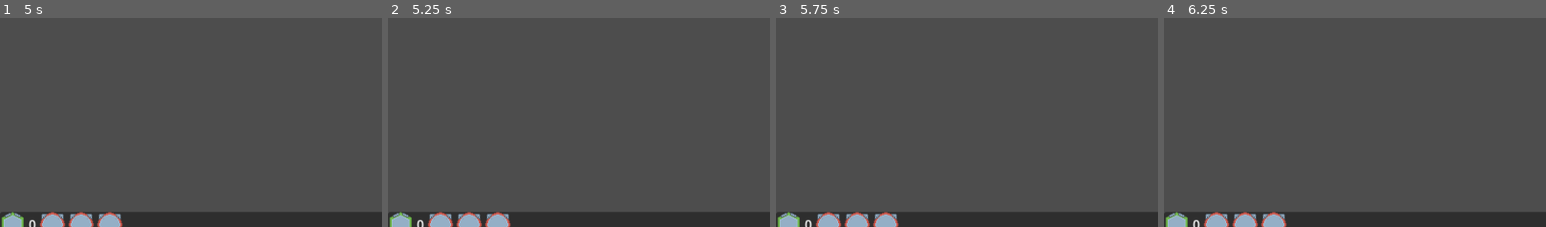
Above: before the commit, frames 1-4 (left to right).
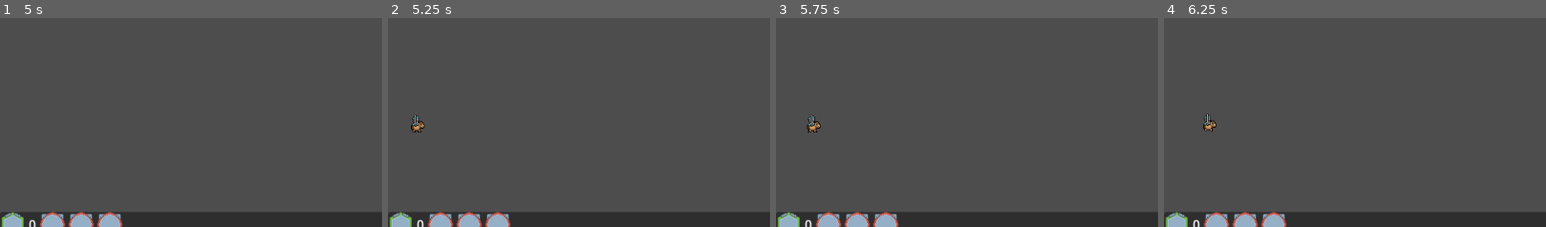
Above: after the commit, the same moments.

Repository: 00Her0/risen
Game: Godot game, scene res://main.tscn
The game is run twice, just before and just after one commit, with the same random seed, the same clock (stepped at 60 frames per second) and the same inputs.
Inputs (mouse positions are % of the whole screen's width and height, from its top left):
- Up to frame 1 (5 s): click (2, 97) at 0.5 s; click (7, 97) at 1.25 s; click (11, 97) at 2 s; click (14, 97) at 2.75 s; click (2, 97) at 3.5 s; click (7, 97) at 4.25 s
- Up to frame 2 (5.25 s): click (11, 97) at 5 s
- Up to frame 3 (5.75 s): no input
- Up to frame 4 (6.25 s): click (14, 97) at 5.75 s
The pictures show only the part of the screen within x 0-50%, y 47-97%; the shares and areas given below are measured in that part.

Frame 1 is identical in both runs. In frame 2, 0.2% of the frame differs, in the area x 6-10%, y 46-55%; in frame 3, 0.2%; in frame 4, 0.2%.

Commit message:
reorganized file system to be more managable

Diff:
--- a/Scenes/RDragon.gd
+++ /dev/null
@@ -1,29 +0,0 @@
-extends Area2D
-
-@export var rotation_speed = PI
-@export var cooldown = 0.5
-
-var fireball_scene = preload("res://Scenes/fireball.tscn")
-@onready var muzzle = $Dragon/Muzzle
-var target = null
-var can_shoot = true
-
-func shoot():
-	if can_shoot:
-		var f = fireball_scene.instantiate()
-		get_parent().add_child(f)
-		f.start(muzzle.global_transform)
-		can_shoot = false
-		await get_tree().create_timer(cooldown).timeout
-		can_shoot = true
-
-func _process(_delta):
-	if target:
-		$Dragon.look_at(target.global_position)
-		shoot()
-
-
-func _on_targetting_system_area_entered(area):
-	print(area)
-	if "Enemy" in area.name:
-		target = area
--- a/Scenes/dragon.tscn
+++ b/Scenes/dragon.tscn
@@ -1,6 +1,6 @@
 [gd_scene load_steps=9 format=3 uid="uid://dh45gqpapy2me"]
 
-[ext_resource type="Script" path="res://Scenes/LDragon.gd" id="1_eeudr"]
+[ext_resource type="Script" path="res://Scripts/LDragon.gd" id="1_pv04f"]
 [ext_resource type="Texture2D" uid="uid://biuysmb3ied04" path="res://assets/Filler graphics/WhiteDragon.png" id="2_niawh"]
 
 [sub_resource type="AtlasTexture" id="AtlasTexture_f6cme"]
@@ -43,7 +43,7 @@
 radius = 500.0
 
 [node name="LDragon" type="Area2D"]
-script = ExtResource("1_eeudr")
+script = ExtResource("1_pv04f")
 
 [node name="CollisionShape2D" type="CollisionShape2D" parent="."]
 
--- a/Scenes/enemy.tscn
+++ b/Scenes/enemy.tscn
@@ -1,7 +1,7 @@
 [gd_scene load_steps=17 format=3 uid="uid://5sewixaw5qvv"]
 
 [ext_resource type="Texture2D" uid="uid://bhwvv4kfrjw2e" path="res://assets/Filler graphics/CyanKnight.png" id="1_2khcx"]
-[ext_resource type="Script" path="res://Enemy.gd" id="1_sdjx7"]
+[ext_resource type="Script" path="res://Scripts/Enemy.gd" id="1_ha54x"]
 [ext_resource type="Texture2D" uid="uid://cyvqnph0snnkd" path="res://assets/Filler graphics/Tombstones.png" id="3_t4hes"]
 
 [sub_resource type="CapsuleShape2D" id="CapsuleShape2D_hgrnx"]
@@ -96,14 +96,14 @@
 radius = 500.0
 
 [node name="Enemy" type="Area2D" groups=["enemy"]]
-script = ExtResource("1_sdjx7")
+script = ExtResource("1_ha54x")
 
 [node name="CollisionShape2D" type="CollisionShape2D" parent="."]
 shape = SubResource("CapsuleShape2D_hgrnx")
 
 [node name="AnimatedSprite2D" type="AnimatedSprite2D" parent="."]
 sprite_frames = SubResource("SpriteFrames_8s8ql")
-animation = &"Dead"
+animation = &"Walk"
 autoplay = "Walk"
 
 [node name="Area2D" type="Area2D" parent="."]
--- a/Scenes/fireball.tscn
+++ b/Scenes/fireball.tscn
@@ -1,12 +1,13 @@
 [gd_scene load_steps=4 format=3 uid="uid://cv5iib51qgmd7"]
 
-[ext_resource type="Script" path="res://Fireball.gd" id="1_7qaga"]
+[ext_resource type="Script" path="res://Scripts/Fireball.gd" id="1_5o2gk"]
 [ext_resource type="Texture2D" uid="uid://bl10kyvr0y2ud" path="res://assets/Filler graphics/FireballProjectile.png" id="2_s1u8a"]
 
 [sub_resource type="CircleShape2D" id="CircleShape2D_vloog"]
+radius = 5.0
 
 [node name="Fireball" type="Area2D"]
-script = ExtResource("1_7qaga")
+script = ExtResource("1_5o2gk")
 
 [node name="Lifetime" type="Timer" parent="."]
 wait_time = 0.439
--- a/Scenes/spellhandler.gd
+++ /dev/null
@@ -1,16 +0,0 @@
-extends Node
-
-var current_spell = ""
-var mouse_pos
-# Called when the node enters the scene tree for the first time.
-func _ready():
-	pass # Replace with function body.
-
-
-# Called every frame. 'delta' is the elapsed time since the previous frame.
-func _process(delta):
-	mouse_pos = get_viewport().get_mouse_position()
-	#print(mouse_pos)
-
-func steal_soul():
-	pass
--- a/Scenes/walls.tscn
+++ b/Scenes/walls.tscn
@@ -1,6 +1,6 @@
 [gd_scene load_steps=5 format=3 uid="uid://cb3vvhp4od8ye"]
 
-[ext_resource type="Script" path="res://Scenes/Walls.gd" id="1_ddg3h"]
+[ext_resource type="Script" path="res://Scripts/Walls.gd" id="1_fouwv"]
 [ext_resource type="PackedScene" uid="uid://bkxj5oj728t4g" path="res://Scenes/wall_segment.tscn" id="2_sgtjh"]
 
 [sub_resource type="RectangleShape2D" id="RectangleShape2D_48poc"]
@@ -10,7 +10,7 @@
 size = Vector2(50, 187)
 
 [node name="Walls" type="Node2D"]
-script = ExtResource("1_ddg3h")
+script = ExtResource("1_fouwv")
 
 [node name="Wall_segment 1" parent="." instance=ExtResource("2_sgtjh")]
 position = Vector2(787, 10)
--- a/Enemies.gd
+++ b/Scripts/Enemies.gd
@@ -1,6 +1,6 @@
 extends Node2D
 
-@onready var e = preload("res://enemy.tscn")
+@onready var e = preload("res://Scenes/enemy.tscn")
 @onready var waves = [ # I made it this way so we can add different types of enemies leter more easily
 	[[e]],
 	[[e,e]],
@@ -19,13 +19,13 @@
 			enemies_alive += 1
 			var enemy = x.instantiate()
 			enemy.position.x = 32 # to make spawning visible for debugging
-			enemy.position.y = rng.randf_range(32, 736)
+			enemy.position.y = rng.randf_range(32, 508)
 			enemy.i_died.connect(enemy_died)
 			add_child(enemy)
 			enemy = null
 		await(get_tree().create_timer(1).timeout)
 
-func enemy_died():
+func enemy_died(_enemy):
 	enemies_alive -= 1
 
 func _process(_delta):
--- a/Enemy.gd
+++ b/Scripts/Enemy.gd
@@ -10,7 +10,7 @@
 @onready var attack_delay = $hit_cooldown
 @onready var undead_targetting = $"Undead_targeting system"
 var state
-signal i_died(Node2D)
+signal i_died(enemy_node)
 var temp_attack_power
 var temp_health := health
 func _ready():
--- a/Scenes/LDragon.gd
+++ b/Scripts/LDragon.gd
@@ -39,8 +39,8 @@
 #add target to list and connect targets death signal
 func add_target(enemy):
 	target_list.append(enemy)
-
-	enemy.i_died.connect(remove_target)
+	if enemy.has_signal("i_died"):
+		enemy.i_died.connect(remove_target)
 
 
 # Keep list sorted by nearest to wall and remove a target if it dies
@@ -51,6 +51,7 @@
 
 # remove targets on death
 func remove_target(enemy):
+	print(enemy)
 	if target_list.has(enemy):
 		if enemy.state == "dead":
 			target_list.remove_at(target_list.find(enemy))
--- a/wall_segment.gd
+++ b/Scripts/spellhandler.gd
@@ -1,8 +1,7 @@
-extends Area2D
+extends Node
 
-var health = 100
-var broken = false
-
+var current_spell = ""
+var mouse_pos
 # Called when the node enters the scene tree for the first time.
 func _ready():
 	pass # Replace with function body.
@@ -10,6 +9,9 @@
 
 # Called every frame. 'delta' is the elapsed time since the previous frame.
 func _process(delta):
-	if health <= 0:
-		broken = true
-		$AnimatedSprite2D.visible = false
+	mouse_pos = get_viewport().get_mouse_position()
+	if Input.is_action_just_pressed("left click"):
+		print(mouse_pos)
+
+func steal_soul():
+	pass
--- a/Scenes/control.tscn
+++ b/UI/control.tscn
@@ -1,9 +1,9 @@
 [gd_scene load_steps=5 format=3 uid="uid://dx1okvfblqpxj"]
 
-[ext_resource type="Script" path="res://Scenes/UI.gd" id="1_h602j"]
-[ext_resource type="Texture2D" path="res://assets/Filler graphics/tile_0081.png" id="2_a4gpg"]
-[ext_resource type="Texture2D" path="res://assets/Filler graphics/tile_0054.png" id="3_a0lo7"]
-[ext_resource type="Texture2D" path="res://assets/Filler graphics/whiteshader.png" id="4_pfv82"]
+[ext_resource type="Script" path="res://UI/UI.gd" id="1_oal40"]
+[ext_resource type="Texture2D" uid="uid://d1ucjj6fpjiqe" path="res://assets/Filler graphics/tile_0081.png" id="2_a4gpg"]
+[ext_resource type="Texture2D" uid="uid://xs8tw6d4lkwk" path="res://assets/Filler graphics/tile_0054.png" id="3_a0lo7"]
+[ext_resource type="Texture2D" uid="uid://bfot4op4e0xca" path="res://assets/Filler graphics/whiteshader.png" id="4_pfv82"]
 
 [node name="UI" type="Control"]
 layout_mode = 3
@@ -12,7 +12,7 @@
 anchor_bottom = 1.0
 grow_horizontal = 2
 grow_vertical = 2
-script = ExtResource("1_h602j")
+script = ExtResource("1_oal40")
 
 [node name="Spellpanel" type="Panel" parent="."]
 layout_mode = 1
--- a/enemy.tscn
+++ /dev/null
@@ -1,58 +0,0 @@
-[gd_scene load_steps=8 format=3 uid="uid://b51h17oetcm33"]
-
-[ext_resource type="Script" path="res://Enemy.gd" id="1_bio02"]
-[ext_resource type="Texture2D" uid="uid://bhwvv4kfrjw2e" path="res://assets/Filler graphics/CyanKnight.png" id="2_kwiug"]
-
-[sub_resource type="AtlasTexture" id="AtlasTexture_w41ap"]
-atlas = ExtResource("2_kwiug")
-region = Rect2(96, 160, 32, 32)
-
-[sub_resource type="AtlasTexture" id="AtlasTexture_pi12x"]
-atlas = ExtResource("2_kwiug")
-region = Rect2(96, 160, 32, 32)
-
-[sub_resource type="SpriteFrames" id="SpriteFrames_etd3x"]
-animations = [{
-"frames": [{
-"duration": 1.0,
-"texture": SubResource("AtlasTexture_w41ap")
-}],
-"loop": true,
-"name": &"default",
-"speed": 5.0
-}, {
-"frames": [{
-"duration": 1.0,
-"texture": SubResource("AtlasTexture_pi12x")
-}],
-"loop": true,
-"name": &"die",
-"speed": 5.0
-}]
-
-[sub_resource type="RectangleShape2D" id="RectangleShape2D_wu7qp"]
-size = Vector2(64, 64)
-
-[sub_resource type="RectangleShape2D" id="RectangleShape2D_0l8p8"]
-size = Vector2(63, 16)
-
-[node name="Enemy" type="Area2D"]
-script = ExtResource("1_bio02")
-
-[node name="AnimatedSprite2D" type="AnimatedSprite2D" parent="."]
-sprite_frames = SubResource("SpriteFrames_etd3x")
-animation = &"die"
-
-[node name="CollisionShape2D" type="CollisionShape2D" parent="."]
-shape = SubResource("RectangleShape2D_wu7qp")
-
-[node name="Sword" type="Area2D" parent="."]
-
-[node name="CollisionShape2D" type="CollisionShape2D" parent="Sword"]
-position = Vector2(64.5, 0)
-shape = SubResource("RectangleShape2D_0l8p8")
-
-[node name="hit_cooldown" type="Timer" parent="."]
-
-[connection signal="area_entered" from="Sword" to="." method="_on_sword_area_entered"]
-[connection signal="timeout" from="hit_cooldown" to="." method="_on_hit_cooldown_timeout"]
--- a/main.tscn
+++ b/main.tscn
@@ -1,19 +1,26 @@
-[gd_scene load_steps=5 format=3 uid="uid://donecacfvxfvl"]
+[gd_scene load_steps=8 format=3 uid="uid://donecacfvxfvl"]
 
-[ext_resource type="Script" path="res://Enemies.gd" id="1_qx6jg"]
-[ext_resource type="PackedScene" path="res://Scenes/walls.tscn" id="2_8wgpb"]
-[ext_resource type="PackedScene" path="res://Scenes/dragon.tscn" id="3_3pd6f"]
-[ext_resource type="PackedScene" uid="uid://dx1okvfblqpxj" path="res://Scenes/control.tscn" id="4_s24bf"]
+[ext_resource type="Script" path="res://Scripts/Enemies.gd" id="1_hiq61"]
+[ext_resource type="PackedScene" uid="uid://cb3vvhp4od8ye" path="res://Scenes/walls.tscn" id="2_8wgpb"]
+[ext_resource type="PackedScene" uid="uid://dh45gqpapy2me" path="res://Scenes/dragon.tscn" id="3_3pd6f"]
+[ext_resource type="Script" path="res://Scripts/Walls.gd" id="3_5q56a"]
+[ext_resource type="PackedScene" uid="uid://dx1okvfblqpxj" path="res://UI/control.tscn" id="4_s24bf"]
+[ext_resource type="Script" path="res://Scripts/LDragon.gd" id="5_6g5y1"]
+[ext_resource type="Script" path="res://UI/UI.gd" id="7_xi82y"]
 
 [node name="Main" type="Node2D"]
 
 [node name="Enemies" type="Node2D" parent="."]
-script = ExtResource("1_qx6jg")
+script = ExtResource("1_hiq61")
 
 [node name="spawn_cooldown" type="Timer" parent="Enemies"]
-wait_time = 10.0
+wait_time = 5.0
 
 [node name="Walls" parent="." instance=ExtResource("2_8wgpb")]
+script = ExtResource("3_5q56a")
+wall_1_health = 100
+wall_2_health = 100
+wall_3_health = 100
 
 [node name="Wall_segment 1" parent="Walls" index="0"]
 position = Vector2(330, 661)
@@ -32,16 +39,23 @@
 [node name="LDragon" parent="Dragons" instance=ExtResource("3_3pd6f")]
 position = Vector2(869, 483)
 rotation = 4.71239
+script = ExtResource("5_6g5y1")
+rotation_speed = 3.14159
+cooldown = 0.5
 
 [node name="LDragon2" parent="Dragons" instance=ExtResource("3_3pd6f")]
 position = Vector2(870, 34)
 rotation = 4.71239
+script = ExtResource("5_6g5y1")
+rotation_speed = 3.14159
+cooldown = 0.5
 
 [node name="UI" parent="." instance=ExtResource("4_s24bf")]
 offset_left = 480.0
 offset_top = 540.0
 offset_right = 480.0
 offset_bottom = 540.0
+script = ExtResource("7_xi82y")
 
 [connection signal="timeout" from="Enemies/spawn_cooldown" to="Enemies" method="_on_spawn_cooldown_timeout"]
 
--- a/project.godot
+++ b/project.godot
@@ -17,8 +17,8 @@
 
 [autoload]
 
-Currency="*res://Scenes/currency.gd"
-Spellhandler="*res://Scenes/spellhandler.gd"
+Currency="*res://Scripts/currency.gd"
+Spellhandler="*res://Scripts/spellhandler.gd"
 
 [display]
 
@@ -27,6 +27,14 @@
 window/stretch/mode="viewport"
 window/stretch/aspect="expand"
 
+[input]
+
+"left click"={
+"deadzone": 0.5,
+"events": [Object(InputEventMouseButton,"resource_local_to_scene":false,"resource_name":"","device":-1,"window_id":0,"alt_pressed":false,"shift_pressed":false,"ctrl_pressed":false,"meta_pressed":false,"button_mask":1,"position":Vector2(60, 13),"global_position":Vector2(64, 56),"factor":1.0,"button_index":1,"pressed":true,"double_click":false,"script":null)
+]
+}
+
 [rendering]
 
 textures/canvas_textures/default_texture_filter=0
--- a/wall_segment.tscn
+++ /dev/null
@@ -1,28 +0,0 @@
-[gd_scene load_steps=5 format=3 uid="uid://cya6y7chdu2l3"]
-
-[ext_resource type="Texture2D" uid="uid://c23t3nvq7un4g" path="res://icon.svg" id="1_13f7g"]
-[ext_resource type="Script" path="res://wall_segment.gd" id="1_xgvkp"]
-
-[sub_resource type="SpriteFrames" id="SpriteFrames_71sbe"]
-animations = [{
-"frames": [{
-"duration": 1.0,
-"texture": ExtResource("1_13f7g")
-}],
-"loop": true,
-"name": &"default",
-"speed": 5.0
-}]
-
-[sub_resource type="RectangleShape2D" id="RectangleShape2D_eujx6"]
-size = Vector2(64, 64)
-
-[node name="wall_segment" type="Area2D"]
-script = ExtResource("1_xgvkp")
-
-[node name="AnimatedSprite2D" type="AnimatedSprite2D" parent="."]
-scale = Vector2(0.5, 0.5)
-sprite_frames = SubResource("SpriteFrames_71sbe")
-
-[node name="CollisionShape2D" type="CollisionShape2D" parent="."]
-shape = SubResource("RectangleShape2D_eujx6")
Renamed: Fireball.gd -> Scripts/Fireball.gd
Renamed: Scenes/Walls.gd -> Scripts/Walls.gd
Renamed: Scenes/currency.gd -> Scripts/currency.gd
Renamed: Scenes/main.gd -> Scripts/main.gd
Renamed: Scenes/UI.gd -> UI/UI.gd
